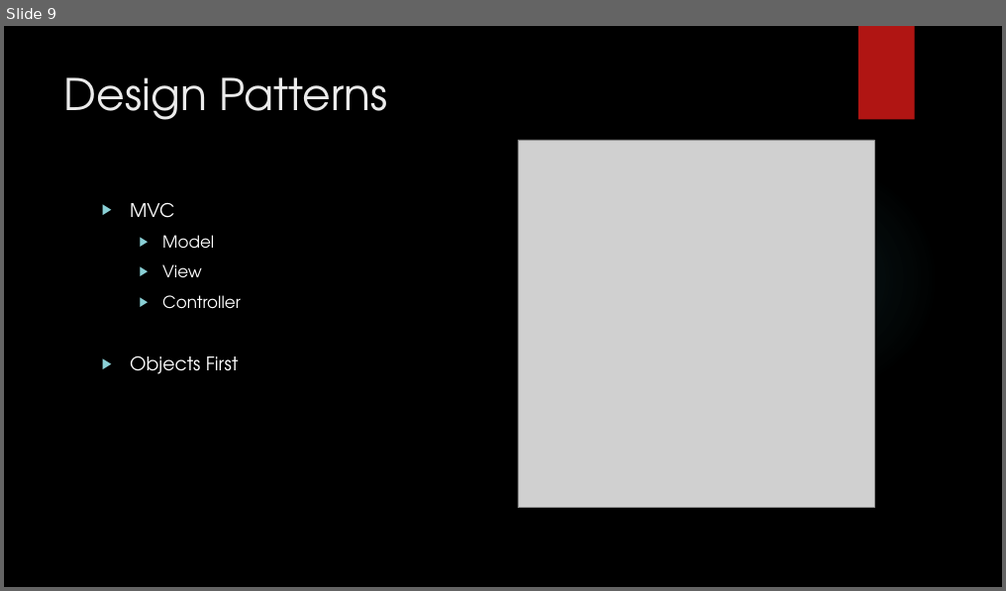
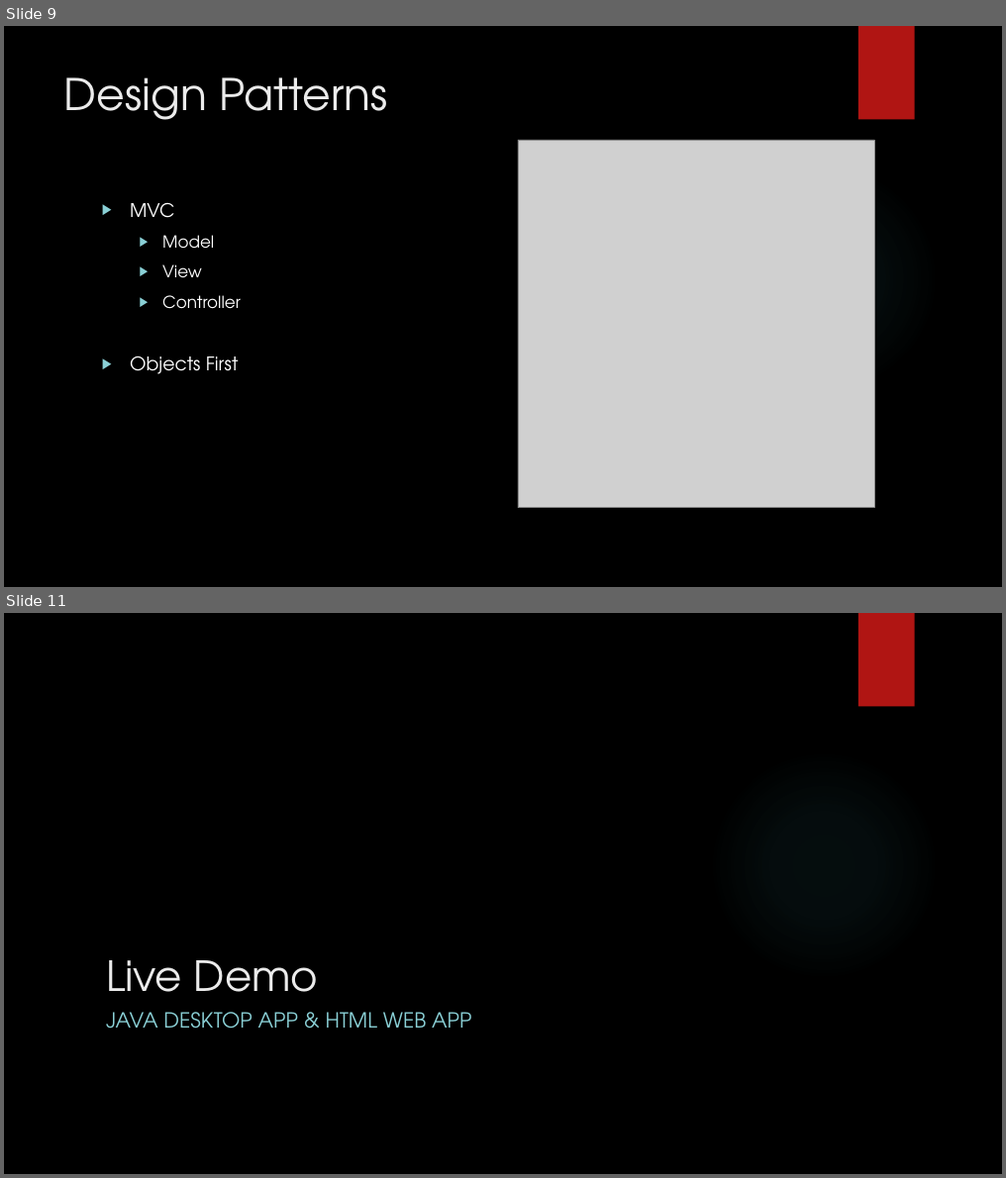
Before and after one commit to DaveWoodie/SpringWater, a slide deck: Project Springwater.pptx. Shown one above the other, each under a label of ours: slide 9 before the commit, slides 9 and 11 after it; the slides between them are not shown. The pictures are 1006x591 and 1006x1178 pixels, drawn with LibreOffice and Linux fonts; fonts in the diff are those of the drawing; grey boxes stand for pictures; background and template pictures are left out. Boxes give left, top, right and bottom in pixels: in the first picture for what was removed or moved away, otherwise in the second. Text is boxed around its words. In the diff, an @@ line names an element or a change of style, - is before the commit and + after.

```diff
--- a/Project Springwater.pptx
+++ b/Project Springwater.pptx
@@ slide 11 added at <box>4,613,1002,1174</box>, background picture (left out); not listed: 2 template elements that a slide beside it also shows @@
@@ title added at <box>106,960,318,992</box>, 40 pt, text #EBEBEB @@
+Live Demo
@@ text added at <box>106,1012,471,1029</box>, 20 pt, text #8AD0D6 @@
+JAVA DESKTOP APP & HTML WEB APP
```
Also in this commit, not shown: 1 other slide added, 1 slide removed.
